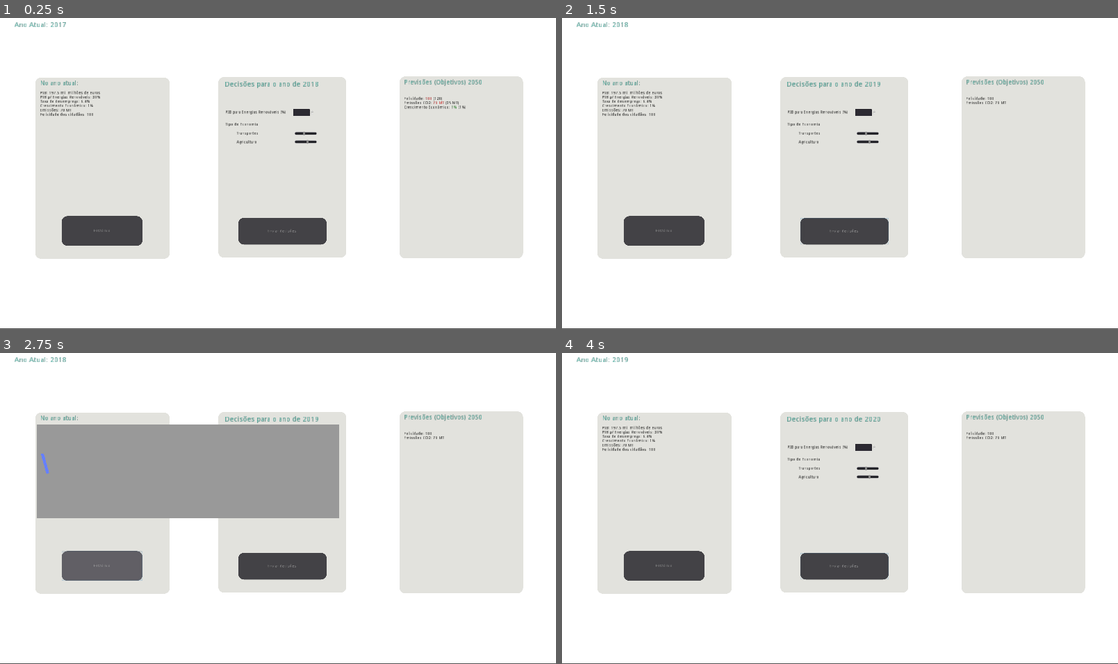
Above: before the commit, frames 1-4 (two rows, left to right).
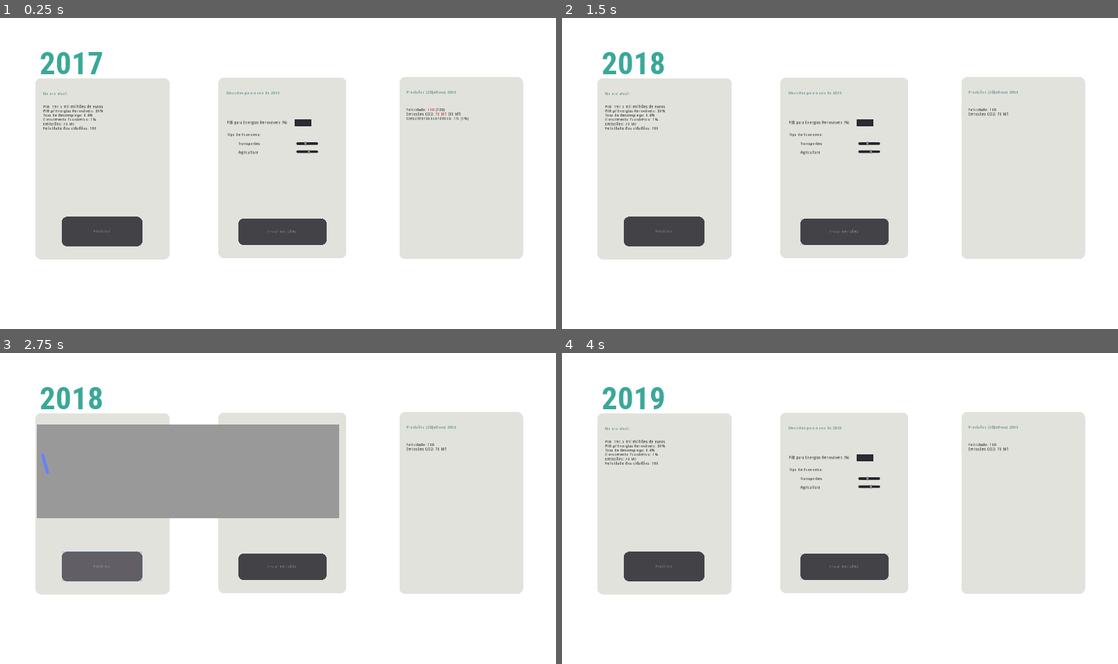
Above: after the commit, the same moments.

Repository: TiagoTaveira/ExergyX
Game: Godot game, scene res://Test.tscn
Two runs of this game, one before a commit and one after it. Both use one fixed random seed, a clock stepped at 60 frames per second and the inputs below.
Inputs:
- Up to frame 1 (0.25 s): no input
- Up to frame 2 (1.5 s): click "Enviar decisões!" at 0.5 s; click "OK" at 1.25 s
- Up to frame 3 (2.75 s): click "Histórico" at 2 s
- Up to frame 4 (4 s): click "Enviar decisões!" at 2.75 s; click "OK" at 3.5 s

The runs differ from the first frame. In frame 1, 2.9% of the frame differs, in the area x 0-100%, y 1-100%; in frame 2, 2.8%; in frame 3, 1.7%; in frame 4, 2.8%.

Commit message:
Further revamp of interface

Diff:
--- /dev/null
+++ b/FONT_RobotoCondensed-Bold.tres
@@ -0,0 +1,8 @@
+[gd_resource type="DynamicFont" load_steps=2 format=2]
+
+[sub_resource type="DynamicFontData" id=1]
+font_path = "res://RobotoCondensed-Bold.ttf"
+
+[resource]
+size = 108
+font_data = SubResource( 1 )
--- a/Test.gd
+++ b/Test.gd
@@ -20,7 +20,7 @@
 func _on_Button_pressed():
 	get_node("AcceptDialog").popup_centered_ratio(0.20)
 	process_next_year()
-	get_node("AnoAtual").text = "Ano Atual: " + str(PlayerVariables.current_year)
+	get_node("AnoAtual").text = str(PlayerVariables.current_year)
 
 	#####EXPERIMENTAL#####
 	get_node("GrafHistorico/Control/TestLine2D").add_point(Vector2(PlayerVariables.current_year-2000, PlayerVariables.final_year_utility))
--- a/Test.tscn
+++ b/Test.tscn
@@ -1,12 +1,17 @@
-[gd_scene load_steps=11 format=2]
+[gd_scene load_steps=12 format=2]
 
 [ext_resource path="res://Test.gd" type="Script" id=1]
-[ext_resource path="res://RoundButtonst.theme" type="Theme" id=2]
-[ext_resource path="res://ObjText.gd" type="Script" id=3]
-[ext_resource path="res://HistText.gd" type="Script" id=4]
+[ext_resource path="res://FONT_RobotoCondensed-Bold.tres" type="DynamicFont" id=2]
+[ext_resource path="res://RoundButtonst.theme" type="Theme" id=3]
+[ext_resource path="res://ObjText.gd" type="Script" id=4]
+[ext_resource path="res://HistText.gd" type="Script" id=5]
 
 [sub_resource type="StyleBoxFlat" id=10]
 bg_color = Color( 1, 1, 1, 1 )
+expand_margin_left = 960.0
+expand_margin_right = 960.0
+expand_margin_top = 540.0
+expand_margin_bottom = 540.0
 
 [sub_resource type="StyleBoxFlat" id=6]
 bg_color = Color( 0.886275, 0.886275, 0.866667, 1 )
@@ -38,21 +43,22 @@
 [sub_resource type="StyleBoxFlat" id=5]
 
 [node name="Panel" type="Panel"]
-margin_left = -0.380354
-margin_top = -2.01112
-margin_right = 1919.62
-margin_bottom = 1076.99
+margin_left = 0.452074
+margin_top = -0.333405
+margin_right = 1920.45
+margin_bottom = 1078.67
 custom_styles/panel = SubResource( 10 )
 script = ExtResource( 1 )
 
 [node name="AnoAtual" type="RichTextLabel" parent="."]
-margin_left = 50.1191
-margin_top = 19.8878
-margin_right = 266.119
-margin_bottom = 59.8878
-rect_scale = Vector2( 1.75523, 1.69176 )
+margin_left = 137.0
+margin_top = 98.0
+margin_right = 494.0
+margin_bottom = 226.0
+custom_fonts/normal_font = ExtResource( 2 )
 custom_colors/default_color = Color( 0.227451, 0.658824, 0.6, 1 )
-text = "Ano Atual: 2017"
+text = "2017"
+scroll_active = false
 
 [node name="GridContainer" type="ItemList" parent="."]
 margin_left = 754.0
@@ -68,74 +74,73 @@
 margin_top = 487.0
 margin_right = 374.0
 margin_bottom = 579.0
-theme = ExtResource( 2 )
+theme = ExtResource( 3 )
 text = "Enviar decisões!"
 
 [node name="AnoAtual2" type="RichTextLabel" parent="GridContainer"]
-margin_left = 22.1769
-margin_top = 13.5181
-margin_right = 238.177
-margin_bottom = 53.5181
-rect_scale = Vector2( 1.75523, 1.69176 )
+margin_left = 28.0087
+margin_top = 47.0078
+margin_right = 244.009
+margin_bottom = 87.0078
 custom_colors/default_color = Color( 0.227451, 0.658824, 0.6, 1 )
 text = "Decisões para o ano de 2018"
 
 [node name="PIBRenovaveis" type="SpinBox" parent="GridContainer"]
-margin_left = 257.763
-margin_top = 110.803
-margin_right = 331.763
-margin_bottom = 134.803
+margin_left = 263.595
+margin_top = 144.293
+margin_right = 337.595
+margin_bottom = 168.293
 value = 30.0
 rounded = true
 
 [node name="CheckButton" type="HSlider" parent="GridContainer"]
-margin_left = 263.53
-margin_top = 174.793
-margin_right = 339.53
-margin_bottom = 214.793
+margin_left = 269.362
+margin_top = 208.283
+margin_right = 345.362
+margin_bottom = 248.283
 value = 40.0
 ticks_on_borders = true
 
 [node name="CheckButton2" type="HSlider" parent="GridContainer"]
-margin_left = 263.53
-margin_top = 203.793
-margin_right = 339.53
-margin_bottom = 243.793
+margin_left = 269.362
+margin_top = 237.283
+margin_right = 345.362
+margin_bottom = 277.283
 value = 60.0
 ticks_on_borders = true
 
 [node name="RichTextLabel" type="RichTextLabel" parent="GridContainer"]
-margin_left = 24.3962
-margin_top = 115.487
-margin_right = 246.396
-margin_bottom = 155.487
+margin_left = 29.3789
+margin_top = 148.977
+margin_right = 251.379
+margin_bottom = 188.977
 rect_pivot_offset = Vector2( 0, 21.7076 )
 custom_colors/default_color = Color( 0, 0, 0, 1 )
 text = "PIB para Energias Renováveis (%)"
 
 [node name="RichTextLabel2" type="RichTextLabel" parent="GridContainer"]
-margin_left = 24.3962
-margin_top = 157.487
-margin_right = 246.396
-margin_bottom = 197.487
+margin_left = 30.228
+margin_top = 190.977
+margin_right = 252.228
+margin_bottom = 230.977
 rect_pivot_offset = Vector2( 0, 21.7076 )
 custom_colors/default_color = Color( 0, 0, 0, 1 )
 text = "Tipo de Economia:"
 
 [node name="RichTextLabel3" type="RichTextLabel" parent="GridContainer"]
-margin_left = 62.7672
-margin_top = 188.487
-margin_right = 284.767
-margin_bottom = 228.487
+margin_left = 68.599
+margin_top = 221.977
+margin_right = 290.599
+margin_bottom = 261.977
 rect_pivot_offset = Vector2( 0, 21.7076 )
 custom_colors/default_color = Color( 0, 0, 0, 1 )
 text = "Transportes"
 
 [node name="RichTextLabel4" type="RichTextLabel" parent="GridContainer"]
-margin_left = 62.7672
-margin_top = 218.487
-margin_right = 284.767
-margin_bottom = 258.487
+margin_left = 68.599
+margin_top = 251.977
+margin_right = 290.599
+margin_bottom = 291.977
 rect_pivot_offset = Vector2( 0, 21.7076 )
 custom_colors/default_color = Color( 0, 0, 0, 1 )
 text = "Agricultura"
@@ -160,10 +165,11 @@
 custom_styles/bg = SubResource( 7 )
 
 [node name="RichTextLabel2" type="RichTextLabel" parent="GridContainer2"]
-margin_left = 15.0
-margin_top = 70.0
-margin_right = 259.0
-margin_bottom = 143.0
+margin_left = 23.351
+margin_top = 106.744
+margin_right = 267.351
+margin_bottom = 179.744
+focus_mode = 2
 custom_colors/default_color = Color( 0, 0, 0, 1 )
 bbcode_enabled = true
 bbcode_text = "Felicidade: [color=red]100[/color] (120)
@@ -172,13 +178,13 @@
 text = "Felicidade: 100 (120)
 Emissões CO2: 70 MT (35 MT)
 Crescimento Económico: 1% (1%)"
+selection_enabled = true
 
 [node name="RichTextLabel" type="RichTextLabel" parent="GridContainer2"]
-margin_left = 15.6312
-margin_top = 9.75414
-margin_right = 213.631
-margin_bottom = 39.7541
-rect_scale = Vector2( 1.56456, 1.56456 )
+margin_left = 23.9822
+margin_top = 46.4982
+margin_right = 221.982
+margin_bottom = 76.4982
 custom_colors/default_color = Color( 0.227451, 0.658824, 0.6, 1 )
 text = "Previsões (Objetivos) 2050"
 
@@ -234,19 +240,19 @@
 custom_styles/bg = SubResource( 11 )
 
 [node name="RichTextLabel" type="RichTextLabel" parent="EstadoAtual"]
-margin_left = 16.9236
-margin_top = 8.75414
-margin_right = 214.924
-margin_bottom = 38.7541
-rect_scale = Vector2( 1.56456, 1.56456 )
+margin_left = 27.4208
+margin_top = 47.2438
+margin_right = 225.421
+margin_bottom = 77.2438
 custom_colors/default_color = Color( 0.227451, 0.658824, 0.6, 1 )
 text = "No ano atual:"
 
 [node name="HistText" type="RichTextLabel" parent="EstadoAtual"]
-margin_left = 17.0
-margin_top = 46.05
-margin_right = 266.0
-margin_bottom = 161.05
+margin_left = 27.4972
+margin_top = 91.5397
+margin_right = 276.497
+margin_bottom = 206.54
+focus_mode = 2
 custom_colors/default_color = Color( 0, 0, 0, 1 )
 text = "PIB: 197.5 mil milhões de euros
 PIB p/ Energias Renováveis: 30%
@@ -254,6 +260,7 @@
 Crescimento Económico: 1%
 Emissões: 70 MT
 Felicidade dos cidadãos: 100 "
+selection_enabled = true
 
 [node name="Button" type="Button" parent="EstadoAtual"]
 anchor_right = 1.0
--- a/project.godot
+++ b/project.godot
@@ -29,7 +29,7 @@
 window/size/width=1920
 window/size/height=1080
 window/stretch/mode="2d"
-window/stretch/aspect="keep"
+window/stretch/aspect="expand"
 
 [rendering]
 
Binary file added: RobotoCondensed-Bold.ttf
Binary file added: RobotoCondensed-BoldItalic.ttf
Binary file added: RobotoCondensed-Italic.ttf
Binary file added: RobotoCondensed-Light.ttf
Binary file added: RobotoCondensed-LightItalic.ttf
Binary file added: RobotoCondensed-Regular.ttf
Not shown: 3 places in Test.tscn that only renumber resources
Binary file added: WorkSans-Black.ttf
Binary file added: WorkSans-Bold.ttf
Binary file added: WorkSans-ExtraBold.ttf
Binary file added: WorkSans-ExtraLight.ttf
Binary file added: WorkSans-Light.ttf
(and 5 more such lines)
